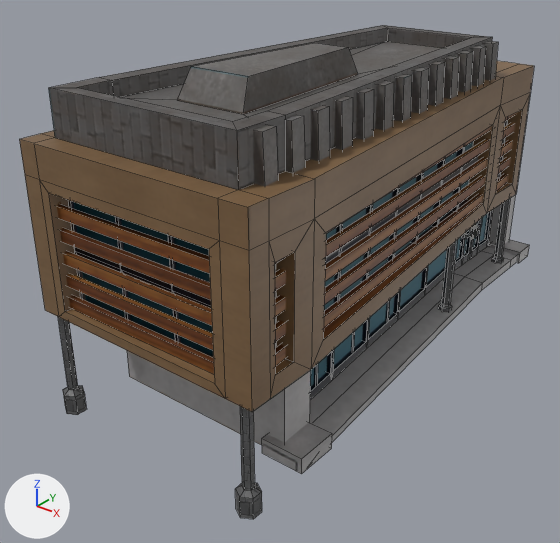
The FBX model Assets/3D/Batiments/Joliette/Bat_Joliette_8.fbx: old version first, new version second.
Before and after are seen from a camera (50 mm lens) standing at (14.7, -29.4, 19.5) and looking at (-5.9, -3.6, 3.5). Lighting does not change. The marker at lower left points along +X, +Y and +Z. Mesh edges are drawn as thin lines.

The scene before the commit, as lines of its bpy script (objects in view):
```python
me_cube_017 = bpy.data.meshes.new('Cube.017')
me_cube_017.from_pydata(...)  # 974 vertices, 708 faces; spans x -9.9..1.1, y -13.9..13.1, z -0.3..13.9
me_cube_017.materials.append(mat_bat_joliette_8)
ob_bat_joliette_8 = bpy.data.objects.new('Bat_Joliette_8', me_cube_017)
ob_bat_joliette_8.location = (0.0, 0.0, 0.0)
```
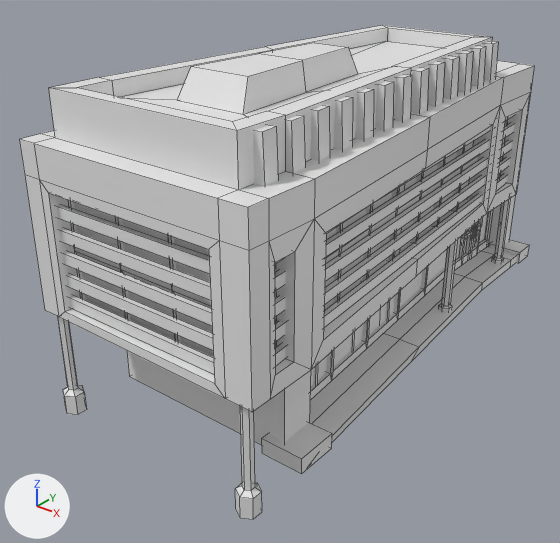
Where the change shows, as pixel boxes (x1, y1, x2, y2) in the pictures (560 x 543 px):
part 1 of me_cube_017, built on
    both: (100, 25, 504, 442)
part 2 of me_cube_017, recoloured
    both: (19, 25, 534, 519)

Diff of the bpy script that builds the scene:
```diff
--- a/Assets/3D/Batiments/Joliette/Bat_Joliette_8.fbx.py
+++ b/Assets/3D/Batiments/Joliette/Bat_Joliette_8.fbx.py
@@ me_cube_017 @@
 # used by ob_bat_joliette_8; location = (0.0, 0.0, 0.0)
-me_cube_017.from_pydata(...)  # 974 vertices, 708 faces; spans x -9.9..1.1, y -13.9..13.1, z -0.3..13.9
+me_cube_017.from_pydata(...)  # 1005 vertices, 738 faces; spans x -9.9..1.1, y -13.9..13.1, z -0.3..13.9
+# me_cube_017 part 1
+# 30 faces are deleted
+# 31 vertices are added at x -9.0..0.3, y -5.4..-0.9, z 0.0..13.9
+# 60 new faces join them
+# me_cube_017 part 2: 678 faces spanning x -9.9..1.1, y -13.9..13.1, z -0.3..13.9 switch from mat_bat_joliette_8 to no material
```
